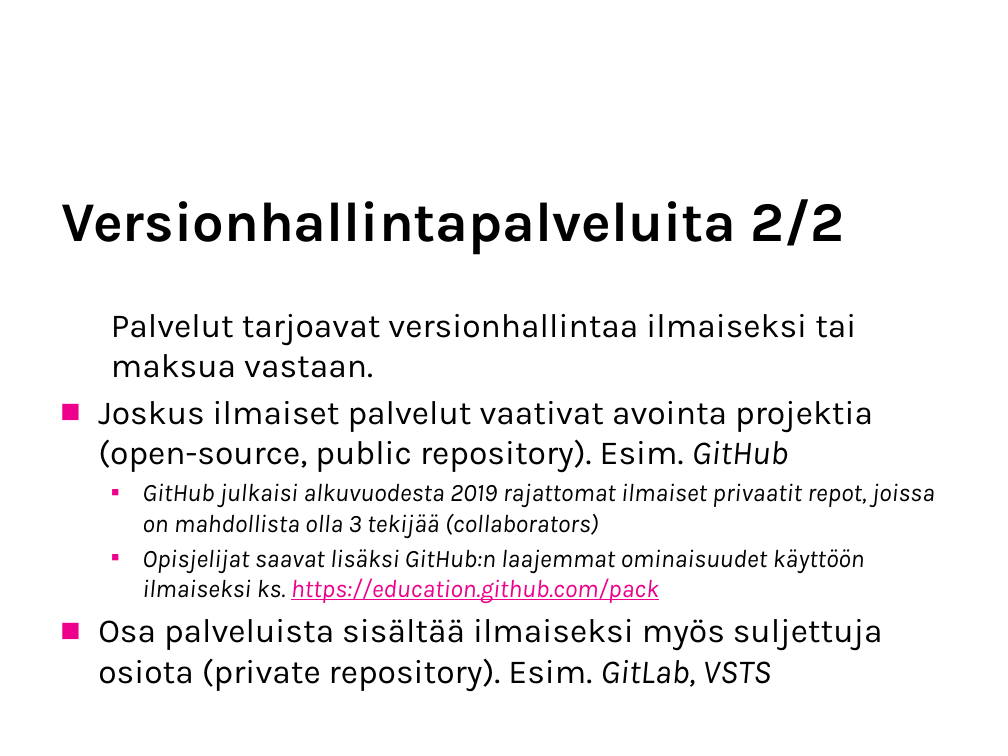
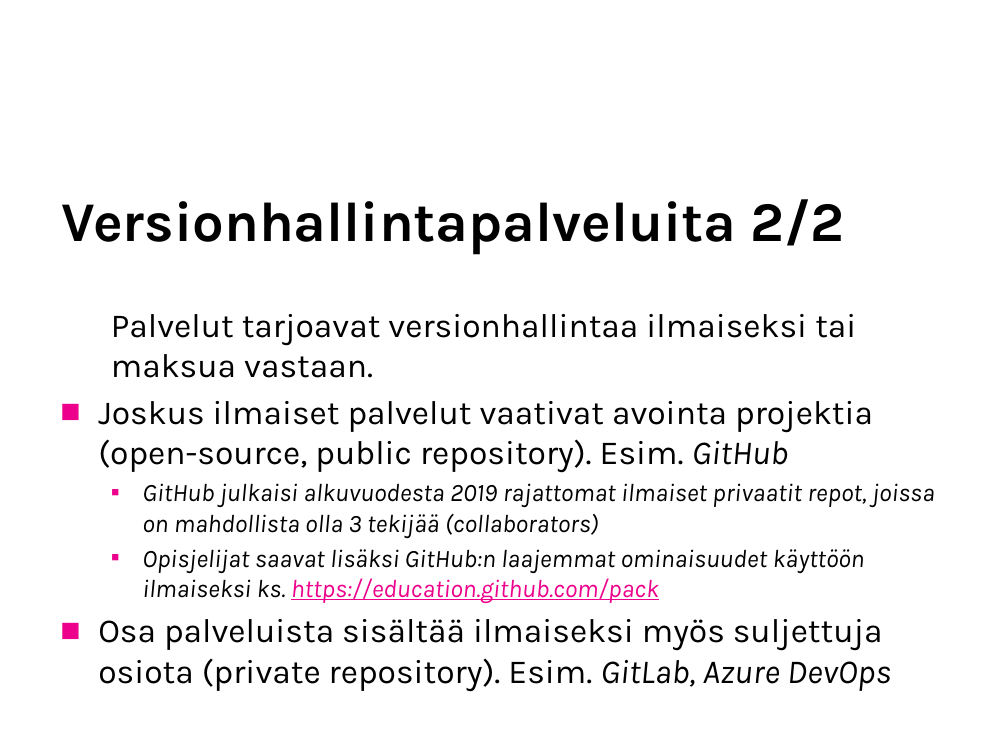
Before and after one commit to SavoniaUAS/versioncontrol, a slide deck: slide 6 of versionhallinta.pptx. Drawn at 1008x756 pixels with LibreOffice and Linux fonts; fonts in the diff are those of the drawing; background and template pictures are left out. Boxes give left, top, right and bottom in pixels: in the first picture for what was removed or moved away, otherwise in the second. Text is boxed around its words. In the diff, an @@ line names an element or a change of style, - is before the commit and + after.

```diff
--- a/versionhallinta.pptx
+++ b/versionhallinta.pptx
@@ text at (98, 619, 891, 692): text changed @@
-■ Osa palveluista sisältää ilmaiseksi myös suljettuja osiota (private repository). Esim. GitLab, VSTS
+■ Osa palveluista sisältää ilmaiseksi myös suljettuja osiota (private repository). Esim. GitLab, Azure DevOps
```
Also in this commit, not shown: 6 other slides changed, 7 slides added, 1 other file.
